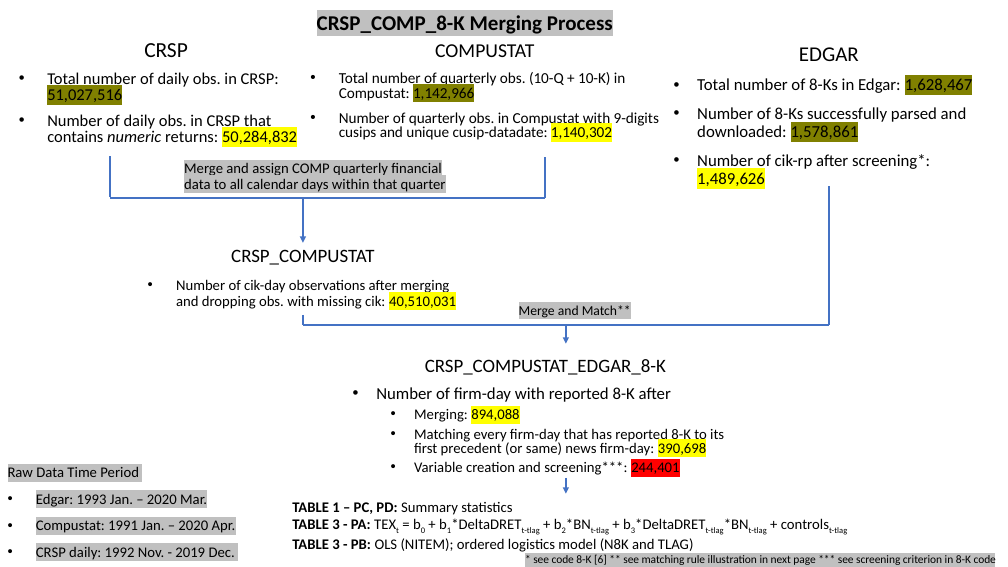
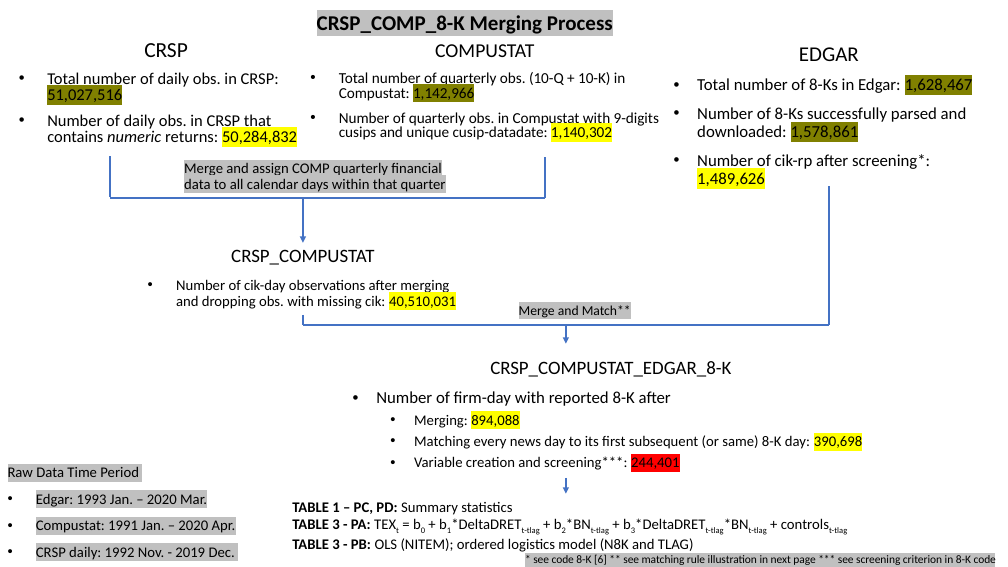
Before and after one commit to fengzhi22/narrative_conservatism, a slide deck: slide 4 of output/Figures.pptx. Drawn at 1008x567 pixels with LibreOffice and Linux fonts; fonts in the diff are those of the drawing. Boxes give left, top, right and bottom in pixels: in the first picture for what was removed or moved away, otherwise in the second. Text is boxed around its words. In the diff, an @@ line names an element or a change of style, - is before the commit and + after.

Commit message:
first paper draft

```diff
--- a/output/Figures.pptx
+++ b/output/Figures.pptx
@@ text at [376,361,731,470]: line spacing 0.8 to 0.9 @@
@@ text at [414,435,862,449]: text changed @@
-  • Matching every firm-day that has reported 8-K to its first precedent (or same) news firm-day: 390,698
+  • Matching every news day to its first subsequent (or same) 8-K day: 390,698
```
Also in this commit, not shown: 2 other slides changed, 36 other files.
